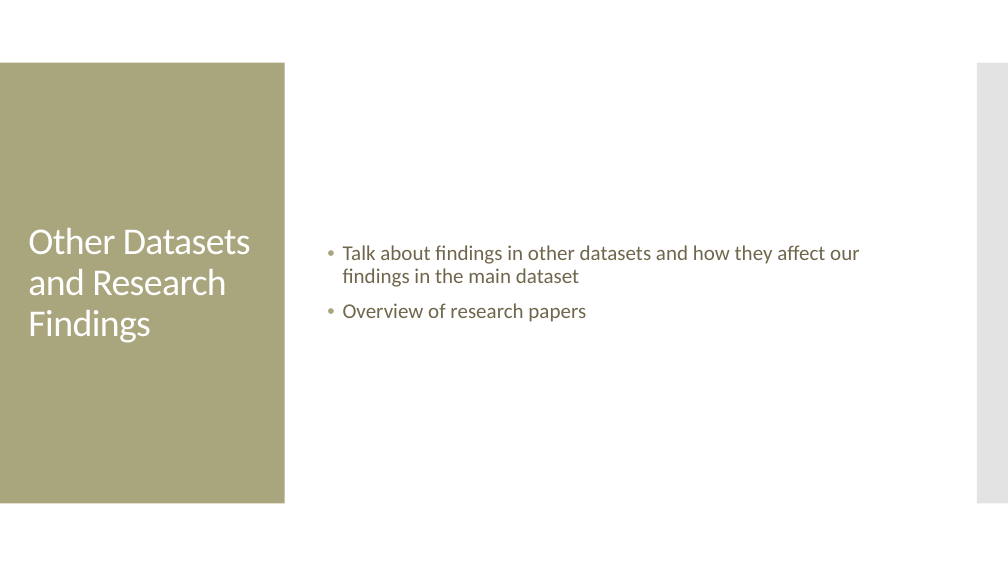
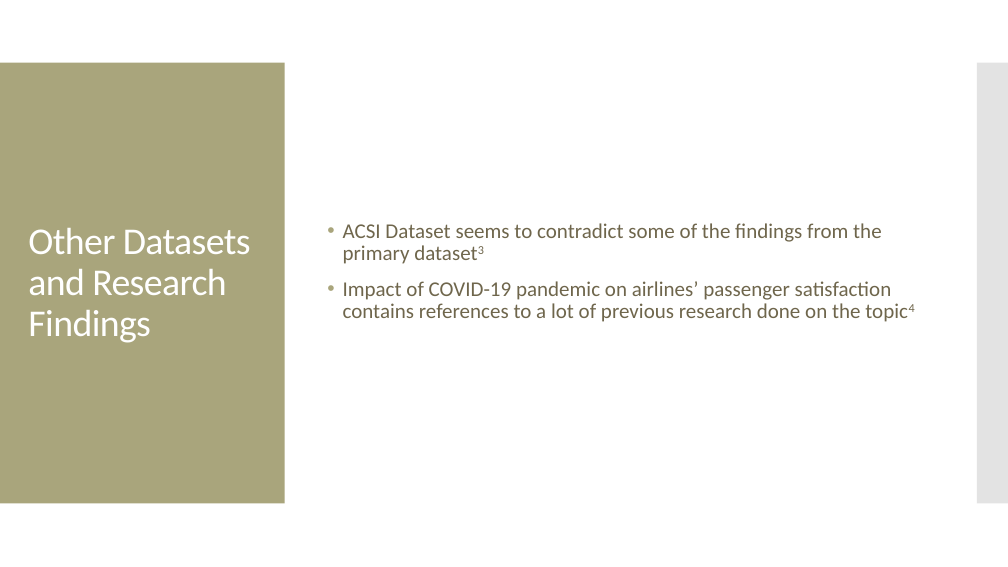
Before and after one commit to MGT-6203-Summer-2023-Edx/Team-6, a slide deck: slide 10 of Project Proposal/Team_6_Prop_Vid_Slides.pptx (slide 6 before the commit). Drawn at 1008x567 pixels with LibreOffice and Linux fonts; fonts in the diff are those of the drawing. Boxes give left, top, right and bottom in pixels: in the first picture for what was removed or moved away, otherwise in the second. Text is boxed around its words. In the diff, an @@ line names an element or a change of style, - is before the commit and + after.

```diff
--- a/Project Proposal/Team_6_Prop_Vid_Slides.pptx
+++ b/Project Proposal/Team_6_Prop_Vid_Slides.pptx
@@ text at bbox=[343, 223, 892, 322]: text changed @@
-• Talk about findings in other datasets and how they affect our findings in the main dataset
-• Overview of research papers
+• ACSI Dataset seems to contradict some of the findings from the primary dataset3
+• Impact of COVID-19 pandemic on airlines’ passenger satisfaction contains references to a lot of previous research done on the topic4
```
Also in this commit, not shown: 5 other slides changed, 4 slides added.
